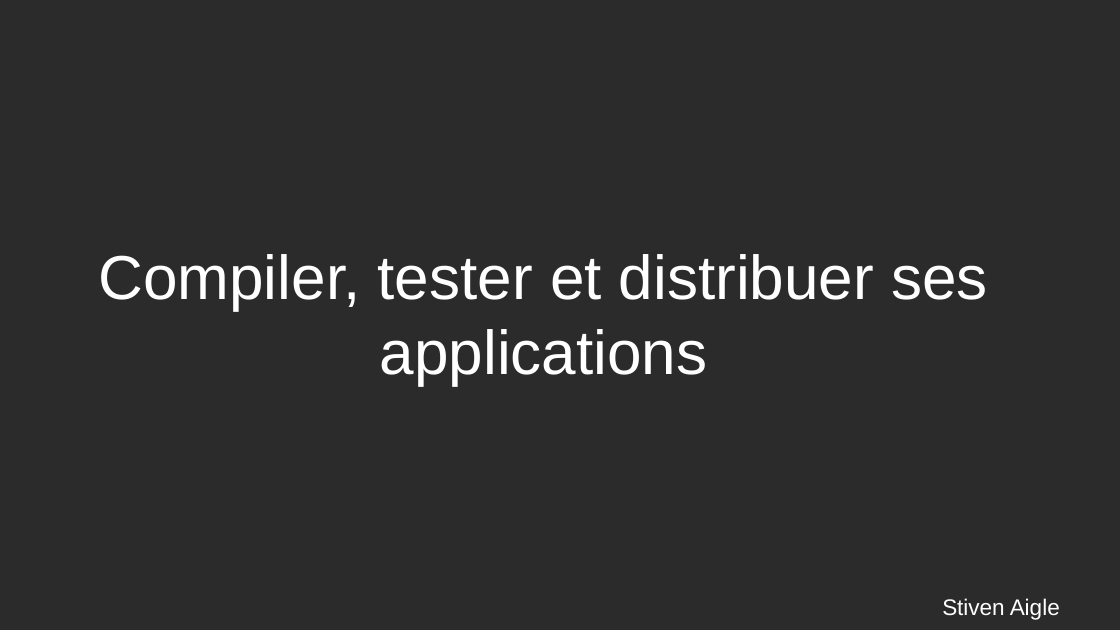
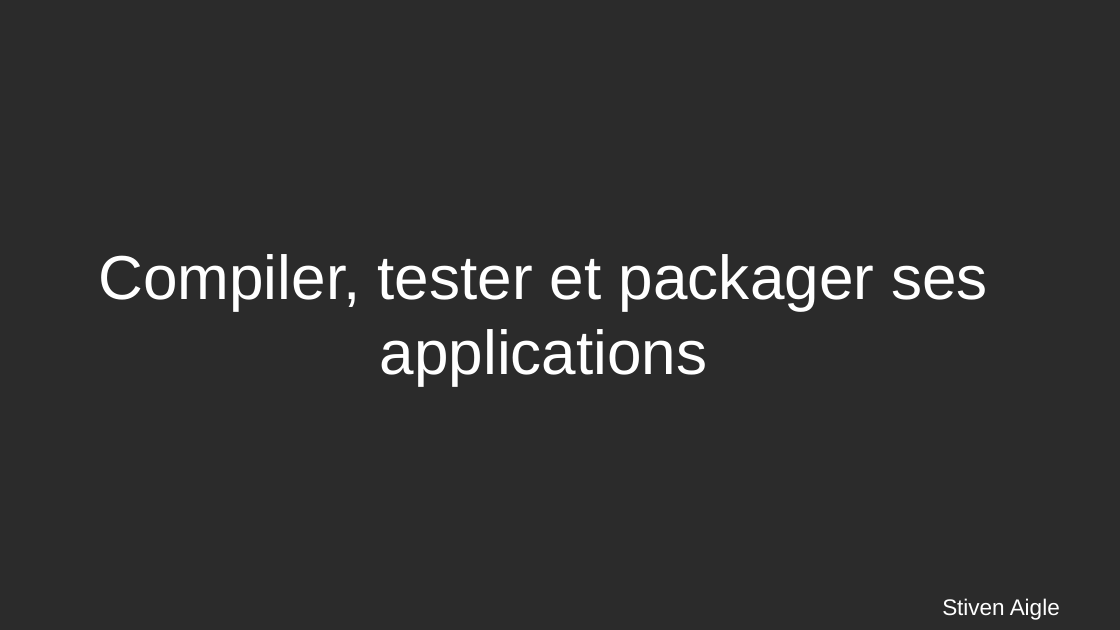
Before and after one commit to joeBlinx/Presentation_CMake, a slide deck: slide 1 of Presentation_CMake.odp. Drawn at 1120x630 pixels with LibreOffice and Linux fonts; fonts in the diff are those of the drawing; background and template pictures are left out; a plain dark background stands for a picture behind light text. Boxes give left, top, right and bottom in pixels: in the first picture for what was removed or moved away, otherwise in the second. Text is boxed around its words. In the diff, an @@ line names an element or a change of style, - is before the commit and + after.

```diff
--- a/Presentation_CMake.odp
+++ b/Presentation_CMake.odp
@@ title at (98,254,988,385): text changed @@
-Compiler, tester et distribuer ses applications
+Compiler, tester et packager ses applications
```
Also in this commit, not shown: 2 other slides changed, 2 slides added, 2 slides removed, 1 other file.
